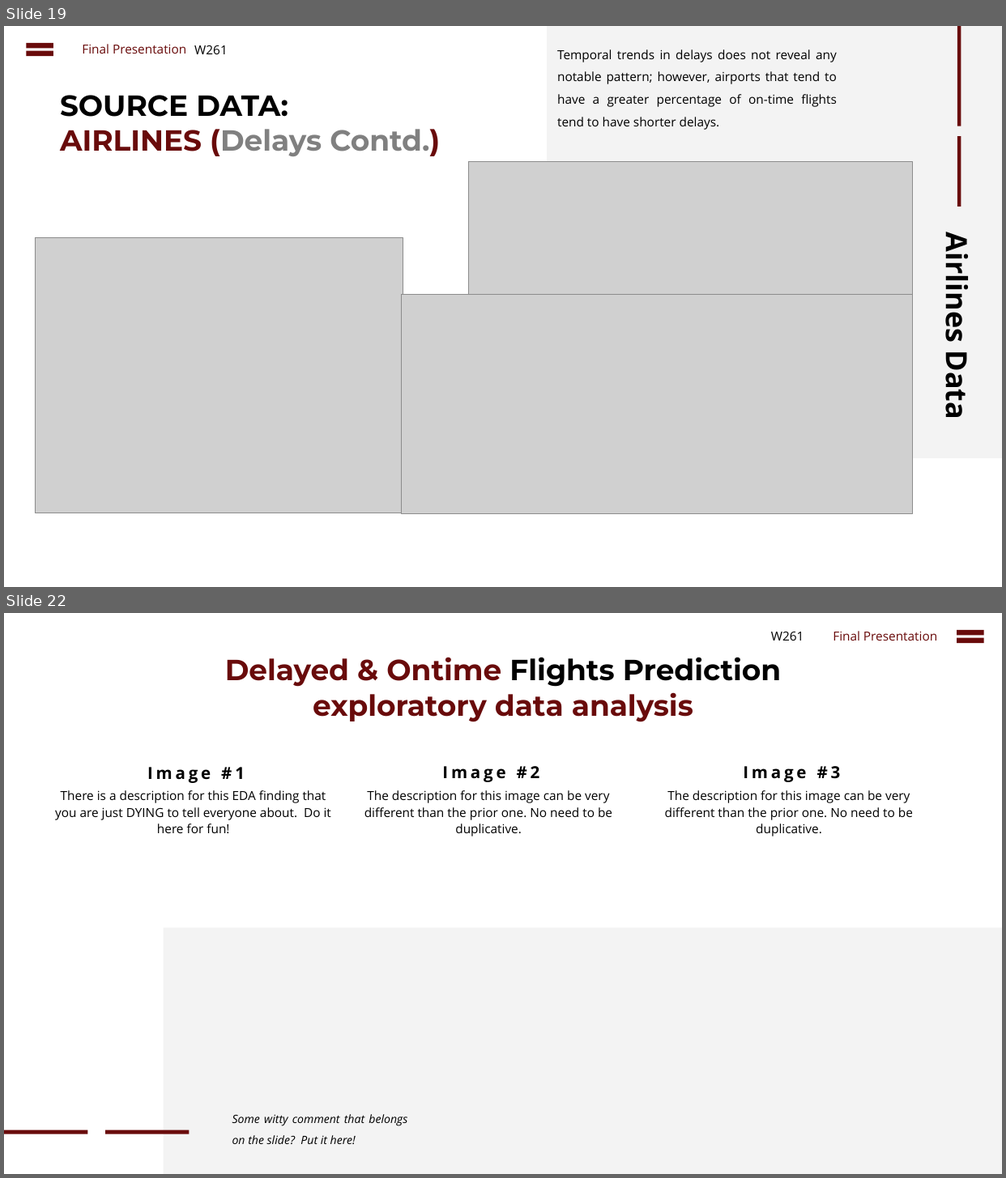
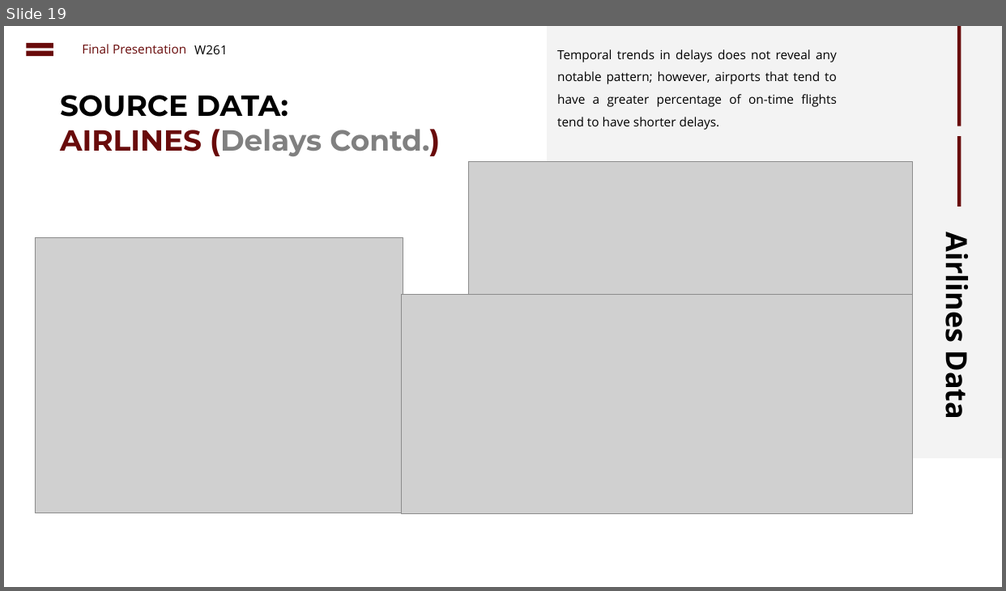
Before and after one commit to cbenge509/flightsontime, a slide deck: presentation/Delayed Flights Prediction - Final.pptx. Shown one above the other, each under a label of ours: slides 19 and 22 before the commit, slide 19 after it; the slides between them are not shown. The pictures are 1006x1178 and 1006x591 pixels, drawn with LibreOffice and Linux fonts; fonts in the diff are those of the drawing; grey boxes stand for pictures. Boxes give left, top, right and bottom in pixels: in the first picture for what was removed or moved away, otherwise in the second. Text is boxed around its words. In the diff, an @@ line names an element or a change of style, - is before the commit and + after.

```diff
--- a/presentation/Delayed Flights Prediction - Final.pptx
+++ b/presentation/Delayed Flights Prediction - Final.pptx
@@ slide 22 removed at [4, 613, 1002, 1174], background #FFFFFF @@
@@ text removed at [771, 632, 804, 641] @@
-W261
@@ text removed at [833, 631, 937, 641] @@
-Final Presentation
@@ math equal removed at [952, 625, 988, 648] @@
@@ text removed at [225, 657, 782, 722] @@
-Delayed & Ontime Flights Prediction
-exploratory data analysis
@@ text removed at [147, 767, 245, 783] @@
-Image #1
@@ text removed at [442, 766, 540, 782] @@
-Image #2
@@ text removed at [743, 766, 841, 782] @@
-Image #3
@@ text removed at [55, 790, 331, 833] @@
-There is a description for this EDA finding that you are just DYING to tell everyone about. Do it here for fun!
@@ text removed at [364, 790, 612, 837] @@
-The description for this image can be very different than the prior one. No need to be duplicative.
@@ text removed at [665, 790, 913, 837] @@
-The description for this image can be very different than the prior one. No need to be duplicative.
@@ rectangle removed at [164, 928, 1002, 1174] @@
@@ text removed at [232, 1114, 407, 1144] @@
-Some witty comment that belongs on the slide? Put it here!
@@ rectangle removed at [4, 1131, 88, 1135] @@
@@ rectangle removed at [106, 1131, 189, 1135] @@
```
Also in this commit, not shown: 1 slide changed, 5 slides added, 6 other slides removed.
